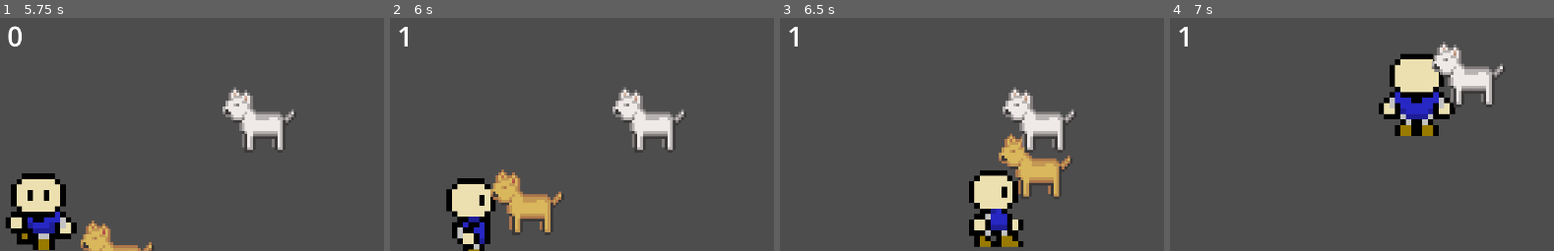
Above: before the commit, frames 1-4 (left to right).
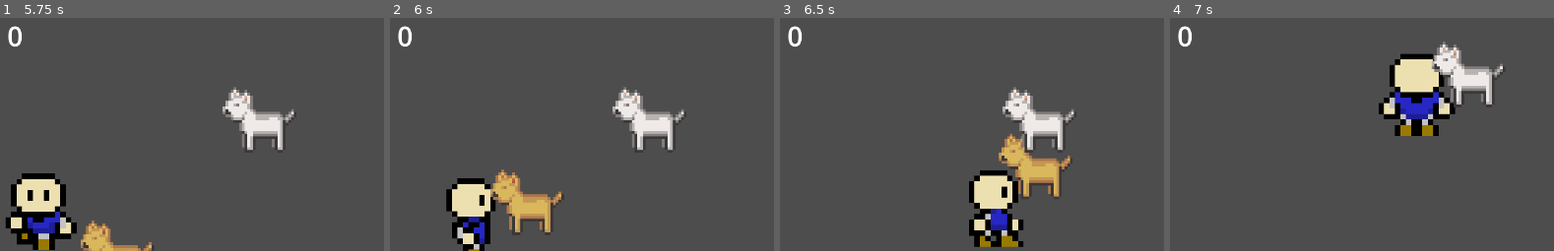
Above: after the commit, the same moments.

Repository: sygi/dog_game
Game: Godot game, scene res://root.tscn
Same seed, same stepped clock (60 frames per second), same inputs: the game is played once before the commit and once after it.
Inputs:
- Up to frame 1 (5.75 s): tap Enter at 0.5 s; hold Right (right) 0.53-1.28 s; tap Space (select) every 0.75 s from 0.6 to 5.1 s; hold Down (down) 1.28-2.03 s; hold Right (right) 2.03-2.78 s; hold Up (up) 2.78-3.53 s; hold Left (left) 3.53-5.03 s; hold Down (down) from 5.03 s (still down)
- Up to frame 2 (6 s): release Down (down) at 5.78 s; hold Right (right) from 5.78 s (still down); tap Space (select) at 5.85 s
- Up to frame 3 (6.5 s): keep holding Right (right)
- Up to frame 4 (7 s): release Right (right) at 6.53 s; hold Up (up) from 6.53 s (still down); tap Space (select) at 6.6 s
The pictures show only the part of the screen within x 1-51%, y 2-52%; the shares and areas given below are measured in that part.

Frame 1 is identical in both runs. In frame 2, 0.2% of the frame differs, in the area x 2-6%, y 3-13%; in frame 3, 0.2%; in frame 4, 0.2%.

Commit message:
add score

Diff:
--- a/player.gd
+++ b/player.gd
@@ -22,11 +22,10 @@
 var pull_timer: float = 0
 var dog_scene = preload("res://dog.tscn")
 
-func set_dog_counter(value: int):
+func set_dogs(value: int):
 	n_dogs = value
-	if value == 0 and leashed_dog != null:
+	if n_dogs == 0 and leashed_dog != null:
 		leashed_dog.queue_free()
-	$"../dog_counter".text = str(value)
 
 func get_closest_dog() -> Array:
 	var closest_dog = null
@@ -64,7 +63,7 @@
 func potentially_release_dog():
 	if Input.is_action_just_pressed(&"select"):
 		if n_dogs > 0:
-			set_dog_counter(n_dogs - 1)
+			set_dogs(n_dogs - 1)
 
 func sprite_size() -> Vector2:
 	var sprite_frames = $AnimatedSprite2D.sprite_frames
@@ -107,7 +106,7 @@
 		leashed_dog.position = current_pull_direction * LEASH_LENGTH
 
 func add_leashed_dog(breed: String):
-	set_dog_counter(n_dogs + 1)
+	set_dogs(n_dogs + 1)
 	if n_dogs == 1:
 		# first dog, visualizing it
 		leashed_dog = dog_scene.instantiate()
@@ -138,8 +137,10 @@
 	potentially_release_dog()
 
 func _on_area_2d_area_entered(area: Area2D) -> void:
-	if area.is_in_group("house"):
-		dog_score += n_dogs # TODO: something growing quicker than linear here
-		set_dog_counter(0)
+	if area.is_in_group("house") and n_dogs > 0:
+		var new_score = (10 * n_dogs) + pow(n_dogs, 2)
+		dog_score += new_score
+		$"../Score".text = str(dog_score)
+		set_dogs(0)
 		if leashed_dog != null:
 			leashed_dog.queue_free()
--- a/root.tscn
+++ b/root.tscn
@@ -19,7 +19,7 @@
 [node name="House" parent="." instance=ExtResource("3_k61eu")]
 position = Vector2(1147, 21)
 
-[node name="dog_counter" type="RichTextLabel" parent="."]
+[node name="Score" type="RichTextLabel" parent="."]
 offset_left = 24.0
 offset_top = 14.0
 offset_right = 324.0
